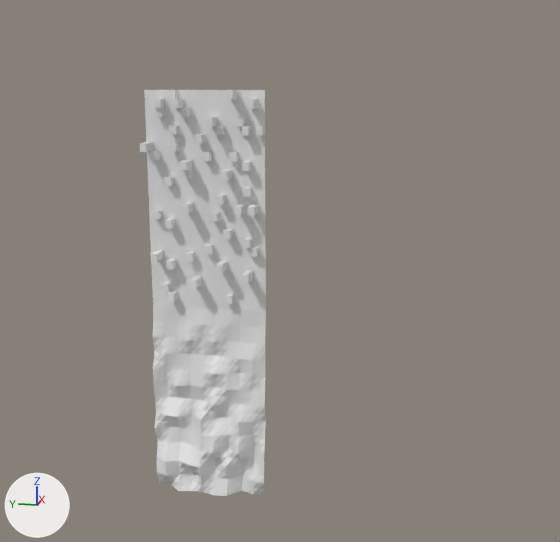
The Blender file land.blend: old version first, new version second.
Both versions are drawn from a 50 mm lens placed at (-1109.0, -342.0, 24.0), pointed at (14.0, -117.0, -257.0). The axes (+X, +Y, +Z) are drawn at lower left. The lights are the same throughout.

The scene before the commit, as lines of its bpy script (objects in view):
```python
me_cube = bpy.data.meshes.new('Cube')
me_cube.from_pydata(...)  # 1149 vertices, 1080 faces; spans x -12.0..24.0, y -92.0..92.0, z -636.0..10.0
ob_cube = bpy.data.objects.new('Cube', me_cube)
ob_cube.location = (0.0, 0.0, 0.0)
```
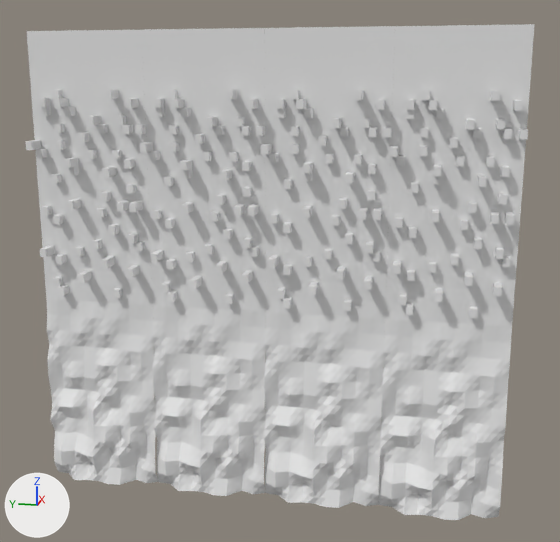
What the commit changed:
me_cube is used by ob_cube; location (0.0, 0.0, 0.0).
me_cube had 1149 vertices, 1080 faces and spanned x -12.0..24.0, y -92.0..92.0, z -636.0..10.0.
me_cube now has 4672 vertices, 4392 faces and spans x -12.0..24.0, y -462.0..277.0, z -636.0..96.0.
me_cube part 1: a new loose piece of 1168 vertices spanning x -12.0..24.0, y 92.0..277.0, z -636.0..96.0.
me_cube part 2: a new loose piece of 1168 vertices spanning x -12.0..24.0, y -462.0..-277.0, z -636.0..96.0.
me_cube part 3: a new loose piece of 1168 vertices spanning x -12.0..24.0, y -277.0..-92.0, z -636.0..96.0.
Part 4, on me_cube:
19 new vertices lie (0.0, 0.0, 86.0) away from vertices in x 24.0, y -92.0..92.0, z 10.0.
18 new faces join them.

Changed parts and their boxes (x1, y1, x2, y2) in the pictures (560 x 542 px):
'Cube', reshaped (302% wider, 22% taller)
    before: (140, 90, 266, 496)
    after: (25, 24, 535, 520)
part 1 of me_cube, added
    after: (25, 30, 159, 485)
part 2 of me_cube, added
    after: (379, 24, 535, 520)
part 3 of me_cube, added
    after: (261, 26, 395, 508)
part 4 of me_cube, added
    after: (142, 28, 265, 90)
